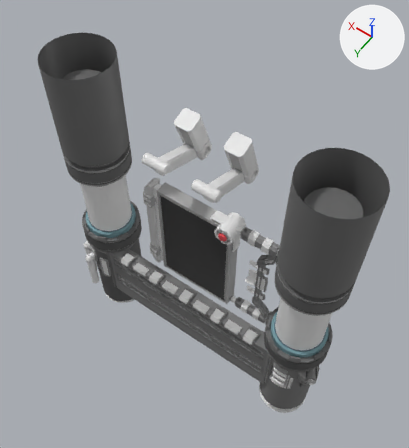
The FBX model Assets/Project/3D Models/PassiveReplacement/Test/CardReplicateMachine.fbx: old version first, new version second.
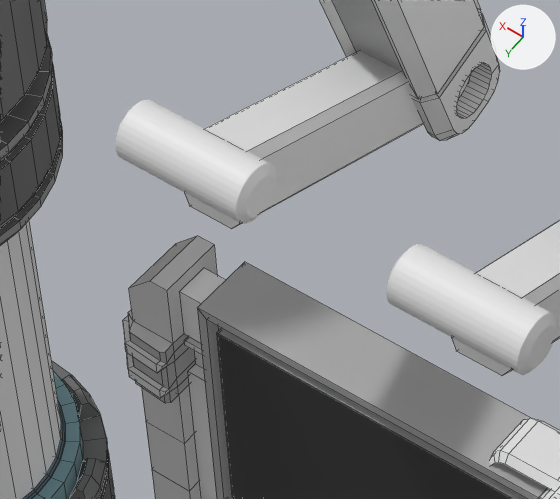
The first picture shows the older version from a 50 mm camera at (-5.27, 1.82, 18.25) aimed at (0.72, -6.57, 5.06). The close-ups show the older and then the newer version on the part from 29% to 54% of the width and 30% to 50% of the height of that picture. Only the edits that show in the close-ups are written down. Every picture has the same lights, and +X, +Y and +Z are marked at upper right. The close-ups show mesh edges as thin lines. Where no turn or scale is listed for an object, it has been applied to the vertices. Vertices at exactly the same position are counted once.

Names of what the first close-up shows: 'Cube.014', 'Cube.015', 'Cube.018', 'Cylinder.003', 'Cylinder.008', 'Screen.001', 'Screen.002', 'ScreenSide', 'TubeBotLid.001', 'TubeBotLid.002', 'TubeTop.001', 'TubeTopLid.001' and 2 more.
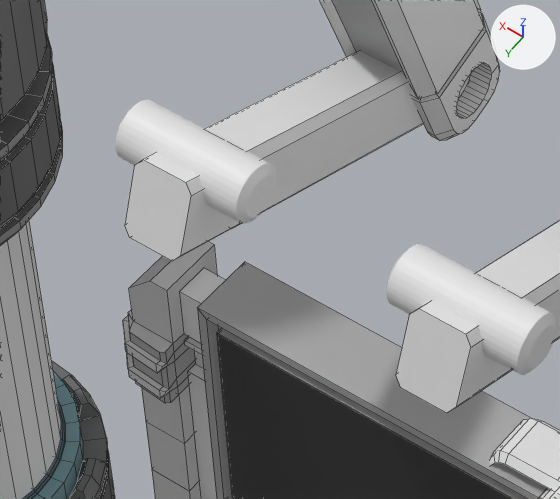
Boxes (x1, y1, x2, y2) around the edits, measured in the close-ups (560 x 499 px):
'Cube.015', reshaped (21% wider, 18% taller): before (185, 51, 471, 229); after (125, 51, 471, 261)
'Cube.018', reshaped: before (452, 220, 560, 376); after (396, 220, 560, 413)
part 1 of me_cube_013, built on: before (452, 338, 511, 376); after (396, 301, 511, 413)
part 2 of me_cube_026, built on: before (185, 193, 240, 229); after (125, 153, 240, 261)

The change, as a list of edits to the scene's bpy script:
```text
Change me_cube_026:
    used by ob_cube_015; location = (0.681, -6.138, 8.518)
    remove me_cube_026.from_pydata(...)  # 48 vertices, 34 faces; spans x -0.15..0.15, y -0.3..1.4, z -0.24..0.66
    add me_cube_026.from_pydata(...)  # 56 vertices, 42 faces; spans x -0.15..0.15, y -0.3..1.77, z -0.24..0.8
    me_cube_026 part 2
    1 face is deleted
    2 vertices are added at (-0.11, 1.65, 0.8), (0.11, 1.65, 0.8)
    6 new vertices lie (0.0, 0.37, 0.14) away from vertices in x -0.15..0.15, y 1.29..1.4, z 0.31..0.62
    9 new faces join them
Change me_cube_013:
    used by ob_cube_018; location = (-0.681, -6.138, 8.518)
    remove me_cube_013.from_pydata(...)  # 48 vertices, 34 faces; spans x -0.15..0.15, y -0.3..1.4, z -0.24..0.66
    add me_cube_013.from_pydata(...)  # 56 vertices, 42 faces; spans x -0.15..0.15, y -0.3..1.77, z -0.24..0.8
    me_cube_013 part 1
    1 face is deleted
    2 vertices are added at (-0.11, 1.65, 0.8), (0.11, 1.65, 0.8)
    6 new vertices lie (0.0, 0.37, 0.14) away from vertices in x -0.15..0.15, y 1.29..1.4, z 0.31..0.62
    9 new faces join them
```
